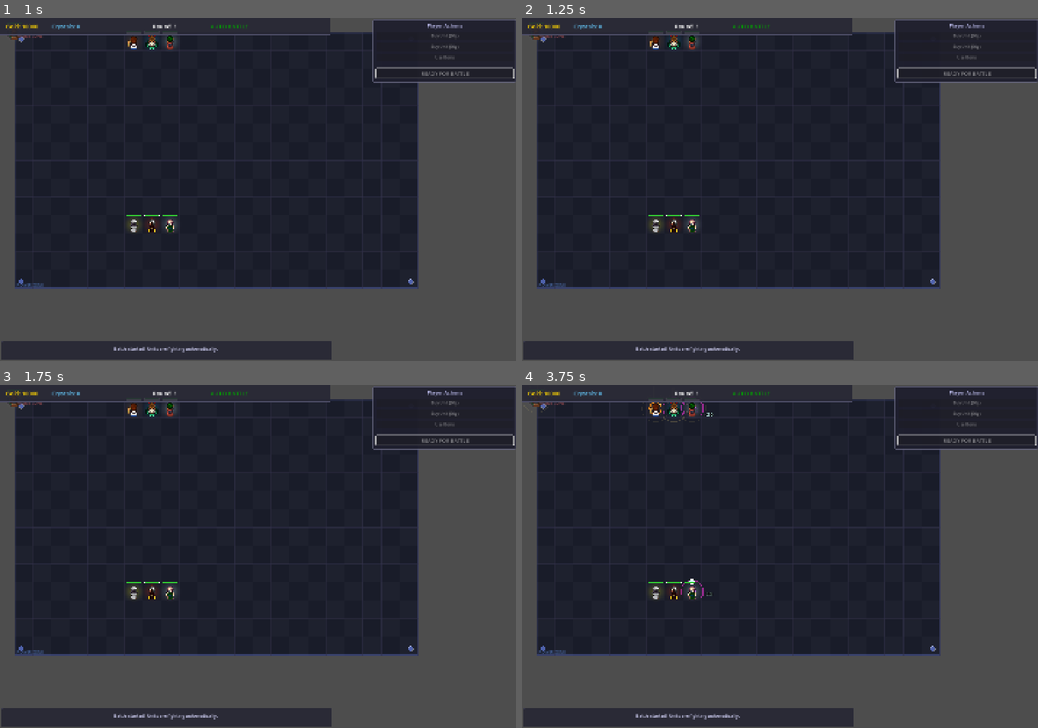
Above: before the commit, frames 1-4 (two rows, left to right).
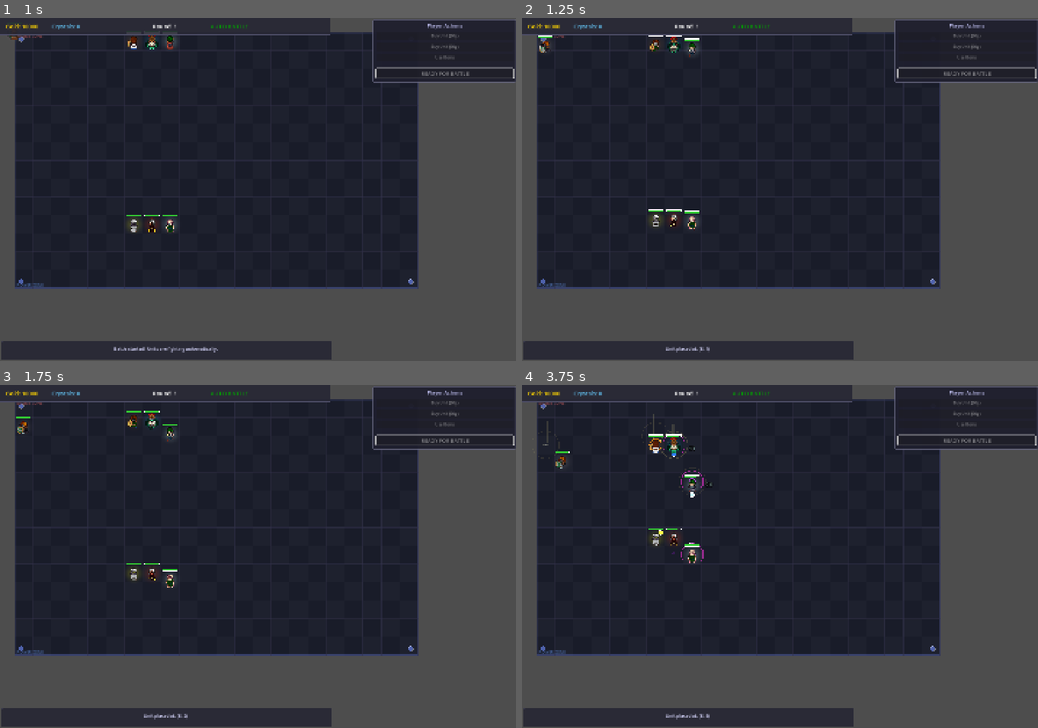
Above: after the commit, the same moments.

Repository: iceie2/autobattler-rpg
Game: Godot game, scene res://scenes/main_game.tscn
Same seed, same stepped clock (60 frames per second), same inputs: the game is played once before the commit and once after it.
Inputs (mouse positions are in pixels of both pictures, inside the frame that each line leads up to):
- Up to frame 1 (1 s): click "READY FOR BATTLE" at 0.5 s
- Up to frame 2 (1.25 s): no input
- Up to frame 3 (1.75 s): move the mouse to (371, 539) at 1.27 s; click (371, 539) at 1.42 s
- Up to frame 4 (3.75 s): drag from (676, 573) to (754, 625) at 2.02 s; move the mouse to (831, 481) at 2.77 s; click (831, 481) at 2.92 s; drag from (754, 625) to (625, 505) at 3.52 s

Frame 1 is identical in both runs. In frame 2, 0.8% of the frame differs, in the area x 1-43%, y 5-98%; in frame 3, 1.0%; in frame 4, 1.5%.

Commit message:
Restore missing attack/move block in _run_side
The attack-if-in-range / move-toward-enemy block was accidentally
dropped when _run_side was introduced, leaving units frozen.

Co-Authored-By: Claude Sonnet 4.6 <noreply@anthropic.com>

Diff:
--- a/scripts/auto_battle_manager.gd
+++ b/scripts/auto_battle_manager.gd
@@ -102,6 +102,15 @@
 			unit.skill_cooldown = unit.skill_cooldown_max
 			unit_action.emit(unit, "skill")
 			continue
+
+		# Normal turn: attack if in range, otherwise move
+		if unit.is_in_attack_range(target.grid_position):
+			unit.attack(target)
+			unit_action.emit(unit, "attack")
+			unit_paths.erase(unit)
+		elif not unit.is_moving:
+			move_unit_towards_with_pathfinding(unit, target.grid_position)
+			unit_action.emit(unit, "move")
 
 func find_nearest_enemy(unit: UnitBase, enemies: Array) -> UnitBase:
 	var nearest: UnitBase = null
